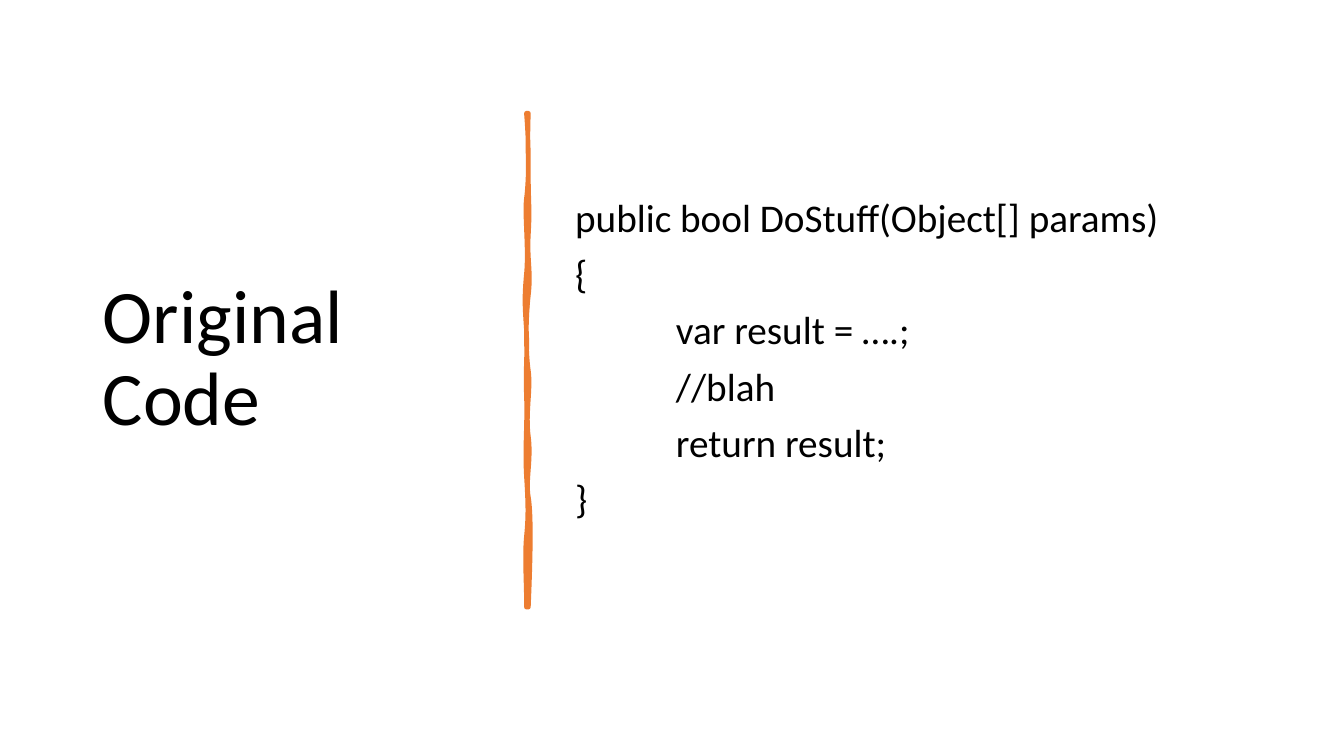
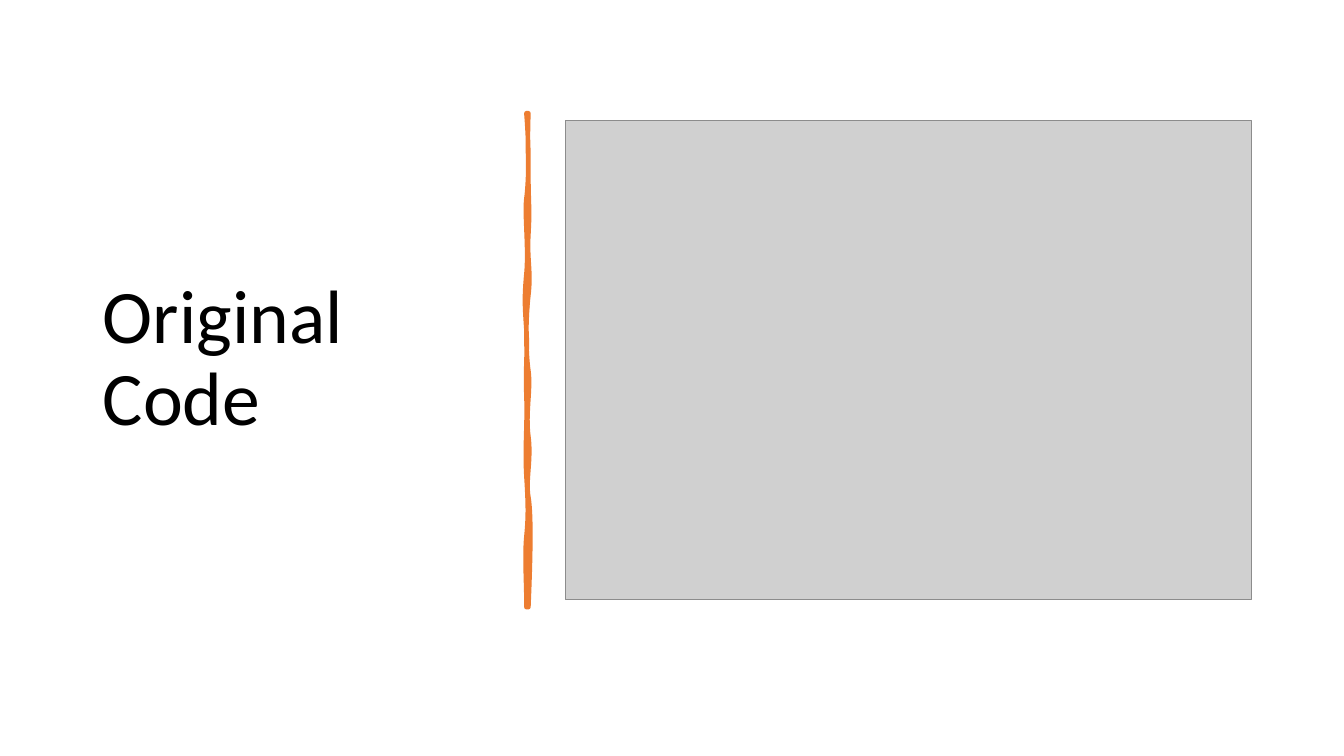
Before and after one commit to codebytes/feature-flags, a slide deck: slide 5 of Feature Flags.pptx (slide 7 before the commit). Drawn at 1344x756 pixels with LibreOffice and Linux fonts; fonts in the diff are those of the drawing; grey boxes stand for pictures. Boxes give left, top, right and bottom in pixels: in the first picture for what was removed or moved away, otherwise in the second. Text is boxed around its words. In the diff, an @@ line names an element or a change of style, - is before the commit and + after.

```diff
--- a/Feature Flags.pptx
+++ b/Feature Flags.pptx
@@ picture added at (x1=566, y1=121, x2=1252, y2=600) @@
@@ text removed at (x1=575, y1=203, x2=1158, y2=462) @@
-public bool DoStuff(Object[] params)
-{
-var result = ….;
-//blah
-return result;
-}
```
Also in this commit, not shown: 6 other slides changed, 3 slides removed.
